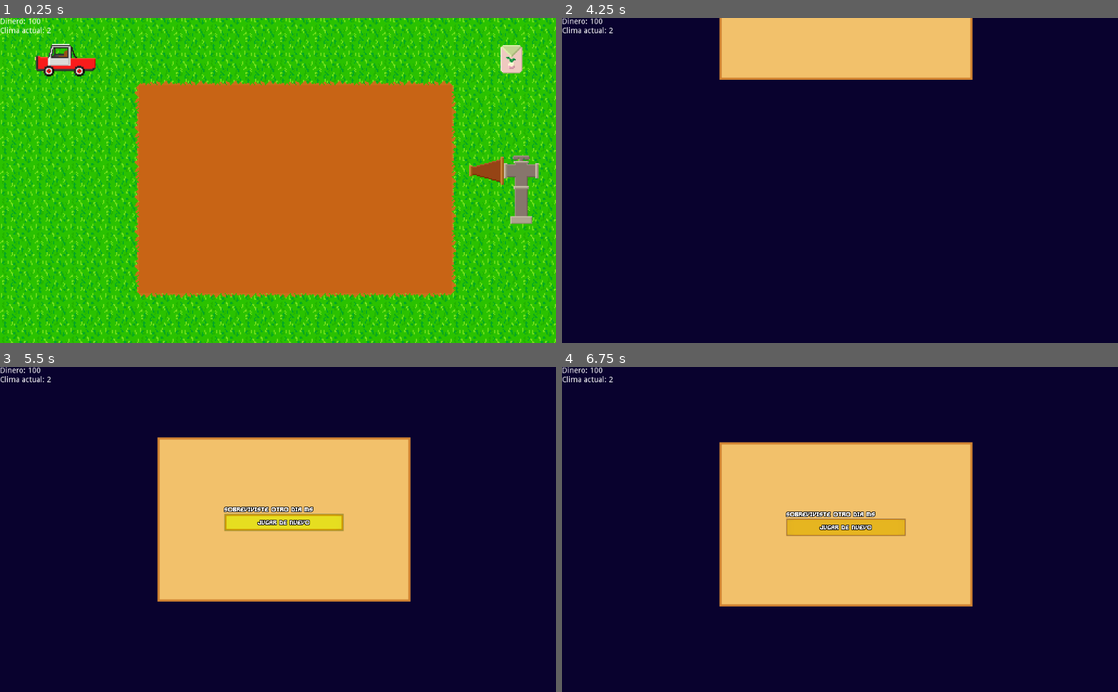
Above: before the commit, frames 1-4 (two rows, left to right).
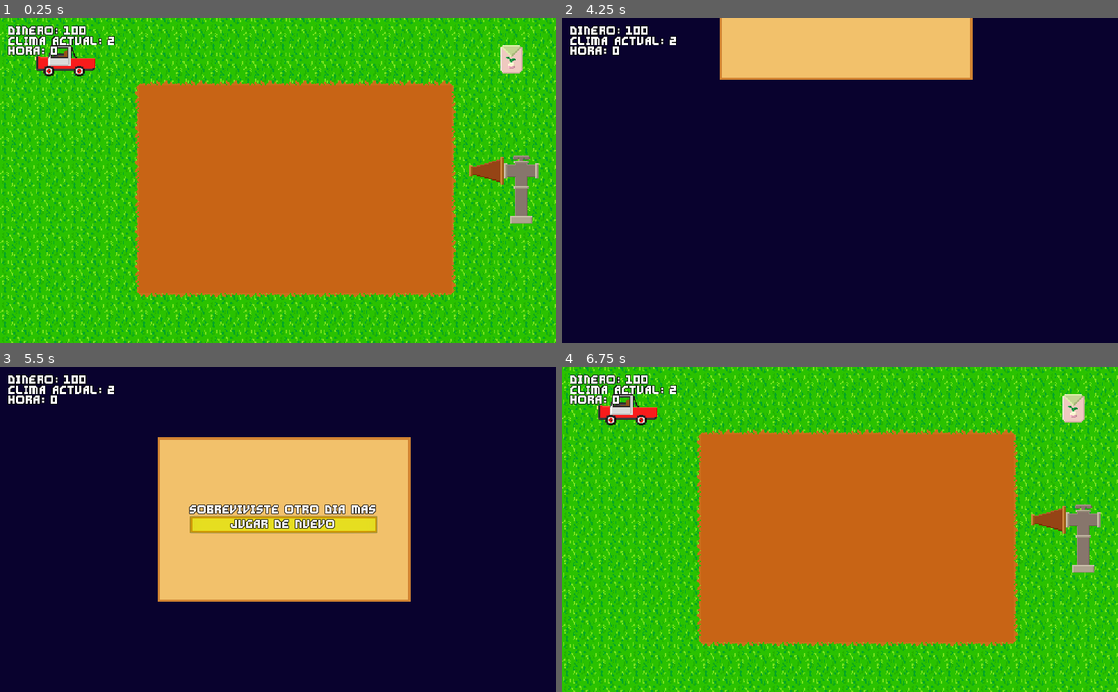
Above: after the commit, the same moments.

Repository: CudrisMartin/Proyecto_cebollas
Game: Godot game, scene res://Mundo.tscn
The game is run twice, just before and just after one commit, with the same random seed, the same clock (stepped at 60 frames per second) and the same inputs. Before the commit the project has no main scene; this scene is started directly in both runs.
Inputs (mouse positions are in pixels of both pictures, inside the frame that each line leads up to):
- Up to frame 1 (0.25 s): no input
- Up to frame 2 (4.25 s): tap Enter (ui_accept) at 0.5, 0.6, 0.77, 1.07, 1.52, 1.55, 1.82, 2.1, 3.02, 3.05, 3.32, 3.6, 3.77, 4.07 s; move the mouse to (1073, 60) at 0.52 s; click (1073, 60) at 0.67 s; move the mouse to (1051, 170) at 1.27 s; click (1051, 170) at 1.35 s; move the mouse to (895, 109) at 2.02 s; click (895, 109) at 2.17 s; move the mouse to (812, 245) at 2.77 s; click (812, 245) at 2.85 s; move the mouse to (1006, 229) at 3.52 s; click (1006, 229) at 3.67 s
- Up to frame 3 (5.5 s): move the mouse to (111, 480) at 4.27 s; click (111, 480) at 4.35 s; tap Enter (ui_accept) at 4.52, 4.55, 4.82 s; click "Jugar de nuevo" at 5 s
- Up to frame 4 (6.75 s): click "Jugar de nuevo" at 5.75 s; click (845, 526) at 6.5 s, where only the run before the commit has a clickable "Jugar de nuevo"

The runs differ from the first frame. In frame 1, 4.3% of the frame differs, in the area x 0-100%, y 0-100%; in frame 2, 1.1%; in frame 3, 4.1%; in frame 4, 100%.

Commit message:
Exportación versión Alpha 1.0

Diff:
--- a/Proyecto_cebolla_GD/GravityBold8.tres
+++ /dev/null
@@ -1,9 +0,0 @@
-[gd_resource type="DynamicFont" load_steps=2 format=2]
-
-[ext_resource path="res://GravityBold8.ttf" type="DynamicFontData" id=1]
-
-[resource]
-size = 8
-outline_size = 1
-outline_color = Color( 0.00392157, 0, 0, 1 )
-font_data = ExtResource( 1 )
--- a/Proyecto_cebolla_GD/Menus.tres
+++ /dev/null
@@ -1,55 +0,0 @@
-[gd_resource type="Theme" load_steps=6 format=2]
-
-[ext_resource path="res://GravityBold8.tres" type="DynamicFont" id=1]
-
-[sub_resource type="StyleBoxFlat" id=7]
-bg_color = Color( 0.905882, 0.711765, 0.129412, 1 )
-border_width_left = 2
-border_width_top = 2
-border_width_right = 2
-border_width_bottom = 2
-border_color = Color( 0.823529, 0.451164, 0.0156863, 1 )
-
-[sub_resource type="StyleBoxFlat" id=8]
-bg_color = Color( 0.905882, 0.87451, 0.129412, 1 )
-border_width_left = 4
-border_width_top = 4
-border_width_right = 4
-border_width_bottom = 4
-border_color = Color( 0.823529, 0.603922, 0.0156863, 1 )
-
-[sub_resource type="StyleBoxFlat" id=9]
-bg_color = Color( 0.957031, 0.421972, 0.100937, 1 )
-border_width_left = 4
-border_width_top = 4
-border_width_right = 4
-border_width_bottom = 4
-border_color = Color( 0.699219, 0.321976, 0.117447, 1 )
-anti_aliasing = false
-
-[sub_resource type="StyleBoxFlat" id=6]
-bg_color = Color( 0.952941, 0.760784, 0.423529, 1 )
-border_width_left = 4
-border_width_top = 4
-border_width_right = 4
-border_width_bottom = 4
-border_color = Color( 0.824219, 0.520117, 0.196396, 1 )
-shadow_color = Color( 0, 0, 0, 0 )
-anti_aliasing = false
-
-[resource]
-default_font = ExtResource( 1 )
-Button/colors/font_color = Color( 0.88, 0.88, 0.88, 1 )
-Button/colors/font_color_disabled = Color( 0.9, 0.9, 0.9, 0.2 )
-Button/colors/font_color_focus = Color( 0.94, 0.94, 0.94, 1 )
-Button/colors/font_color_hover = Color( 0.94, 0.94, 0.94, 1 )
-Button/colors/font_color_pressed = Color( 1, 1, 1, 1 )
-Button/constants/hseparation = 2
-Button/styles/disabled = null
-Button/styles/focus = null
-Button/styles/hover = SubResource( 7 )
-Button/styles/normal = SubResource( 8 )
-Button/styles/pressed = SubResource( 9 )
-Label/fonts/font = ExtResource( 1 )
-Panel/colors/0a03f2 = Color( 0.301961, 0.929412, 0.784314, 1 )
-Panel/styles/panel = SubResource( 6 )
--- a/Proyecto_cebolla_GD/Mundo.tscn
+++ b/Proyecto_cebolla_GD/Mundo.tscn
@@ -9,8 +9,9 @@
 [ext_resource path="res://Objetos/Carro.tscn" type="PackedScene" id=7]
 [ext_resource path="res://Nodos/Clima.tscn" type="PackedScene" id=8]
 [ext_resource path="res://Nodos/Reloj.tscn" type="PackedScene" id=9]
-[ext_resource path="res://Menus.tres" type="Theme" id=10]
-[ext_resource path="res://fin_dia.tres" type="Animation" id=11]
+[ext_resource path="res://Recursos/Menus.tres" type="Theme" id=10]
+[ext_resource path="res://Recursos/fin_dia.tres" type="Animation" id=11]
+[ext_resource path="res://Recursos/GravityBold8.tres" type="DynamicFont" id=12]
 
 [sub_resource type="Gradient" id=2]
 offsets = PoolRealArray( 0, 0.988235, 1 )
@@ -46,6 +47,58 @@
 color = Color( 0, 0.866667, 1, 1 )
 color_ramp = SubResource( 3 )
 
+[sub_resource type="StyleBoxFlat" id=7]
+bg_color = Color( 0.905882, 0.711765, 0.129412, 1 )
+border_width_left = 2
+border_width_top = 2
+border_width_right = 2
+border_width_bottom = 2
+border_color = Color( 0.823529, 0.451164, 0.0156863, 1 )
+
+[sub_resource type="StyleBoxFlat" id=8]
+bg_color = Color( 0.905882, 0.87451, 0.129412, 1 )
+border_width_left = 4
+border_width_top = 4
+border_width_right = 4
+border_width_bottom = 4
+border_color = Color( 0.823529, 0.603922, 0.0156863, 1 )
+
+[sub_resource type="StyleBoxFlat" id=9]
+bg_color = Color( 0.957031, 0.421972, 0.100937, 1 )
+border_width_left = 4
+border_width_top = 4
+border_width_right = 4
+border_width_bottom = 4
+border_color = Color( 0.699219, 0.321976, 0.117447, 1 )
+anti_aliasing = false
+
+[sub_resource type="StyleBoxFlat" id=6]
+bg_color = Color( 0.952941, 0.760784, 0.423529, 1 )
+border_width_left = 4
+border_width_top = 4
+border_width_right = 4
+border_width_bottom = 4
+border_color = Color( 0.824219, 0.520117, 0.196396, 1 )
+shadow_color = Color( 0, 0, 0, 0 )
+anti_aliasing = false
+
+[sub_resource type="Theme" id=10]
+default_font = ExtResource( 12 )
+Button/colors/font_color = Color( 0.88, 0.88, 0.88, 1 )
+Button/colors/font_color_disabled = Color( 0.9, 0.9, 0.9, 0.2 )
+Button/colors/font_color_focus = Color( 0.94, 0.94, 0.94, 1 )
+Button/colors/font_color_hover = Color( 0.94, 0.94, 0.94, 1 )
+Button/colors/font_color_pressed = Color( 1, 1, 1, 1 )
+Button/constants/hseparation = 2
+Button/styles/disabled = null
+Button/styles/focus = null
+Button/styles/hover = SubResource( 7 )
+Button/styles/normal = SubResource( 8 )
+Button/styles/pressed = SubResource( 9 )
+Label/fonts/font = ExtResource( 12 )
+Panel/colors/0a03f2 = Color( 0.301961, 0.929412, 0.784314, 1 )
+Panel/styles/panel = SubResource( 6 )
+
 [node name="Mundo" type="Node2D"]
 script = ExtResource( 6 )
 
@@ -241,7 +294,7 @@
 polygon = PoolVector2Array( 0, 0, 0, 296, 512, 296, 512, 0, 552, 0, 552, 352, -40, 352, -40, 0 )
 
 [node name="Carro" parent="." instance=ExtResource( 7 )]
-position = Vector2( 64, 40 )
+position = Vector2( 64, 264 )
 
 [node name="Clima" parent="." instance=ExtResource( 8 )]
 
@@ -264,11 +317,12 @@
 color = Color( 0.0392157, 0.0117647, 0.184314, 1 )
 
 [node name="Clima_act" type="ColorRect" parent="CanvasLayer"]
+visible = false
 anchor_right = 1.0
 anchor_bottom = 1.0
 mouse_filter = 2
 input_pass_on_modal_close_click = false
-color = Color( 0, 0, 0, 0 )
+color = Color( 0.984314, 0.984314, 0.403922, 0.156863 )
 
 [node name="Control" type="Control" parent="CanvasLayer"]
 margin_right = 512.0
@@ -276,8 +330,13 @@
 mouse_filter = 2
 
 [node name="Label" type="Label" parent="CanvasLayer/Control"]
-margin_right = 40.0
-margin_bottom = 14.0
+margin_left = 16.0
+margin_top = 16.0
+margin_right = 108.0
+margin_bottom = 51.0
+theme = SubResource( 10 )
+text = "Dinero:
+Clima: "
 
 [node name="Fin_juego" type="Panel" parent="CanvasLayer/Control"]
 anchor_left = 0.5
@@ -300,19 +359,19 @@
 
 [node name="VBoxContainer" type="VBoxContainer" parent="CanvasLayer/Control/Fin_juego/CenterContainer"]
 margin_left = 123.0
-margin_top = 129.0
+margin_top = 125.0
 margin_right = 343.0
-margin_bottom = 173.0
+margin_bottom = 177.0
 mouse_filter = 2
 
 [node name="Mensaje_final" type="Label" parent="CanvasLayer/Control/Fin_juego/CenterContainer/VBoxContainer"]
 margin_right = 220.0
-margin_bottom = 8.0
+margin_bottom = 16.0
 
 [node name="Reiniciar" type="Button" parent="CanvasLayer/Control/Fin_juego/CenterContainer/VBoxContainer"]
-margin_top = 12.0
+margin_top = 20.0
 margin_right = 220.0
-margin_bottom = 44.0
+margin_bottom = 52.0
 rect_min_size = Vector2( 220, 32 )
 theme = ExtResource( 10 )
 text = "Jugar de nuevo"
--- /dev/null
+++ b/Proyecto_cebolla_GD/Nodos/SceneManager.tscn
@@ -0,0 +1,6 @@
+[gd_scene load_steps=2 format=2]
+
+[ext_resource path="res://Scripts/SceneManager.gd" type="Script" id=1]
+
+[node name="Node" type="Node"]
+script = ExtResource( 1 )
--- a/Proyecto_cebolla_GD/Objetos/Fuente.tscn
+++ b/Proyecto_cebolla_GD/Objetos/Fuente.tscn
@@ -3,7 +3,7 @@
 [ext_resource path="res://Sprites/Objetos/Fuente.png" type="Texture" id=1]
 [ext_resource path="res://Objetos/Manguera.tscn" type="PackedScene" id=2]
 [ext_resource path="res://Scripts/Fuente.gd" type="Script" id=3]
-[ext_resource path="res://Agua.tres" type="Material" id=4]
+[ext_resource path="res://Recursos/Agua.tres" type="Material" id=4]
 
 [node name="Node2D" type="Node2D"]
 script = ExtResource( 3 )
--- /dev/null
+++ b/Proyecto_cebolla_GD/Pantalla_inicial.tscn
@@ -0,0 +1,112 @@
+[gd_scene load_steps=10 format=2]
+
+[ext_resource path="res://Recursos/GravityBold8.tres" type="DynamicFont" id=1]
+[ext_resource path="res://Recursos/GravityBold8.ttf" type="DynamicFontData" id=2]
+[ext_resource path="res://Scripts/Pantalla_inicial.gd" type="Script" id=3]
+
+[sub_resource type="StyleBoxFlat" id=7]
+bg_color = Color( 0.905882, 0.711765, 0.129412, 1 )
+border_width_left = 2
+border_width_top = 2
+border_width_right = 2
+border_width_bottom = 2
+border_color = Color( 0.823529, 0.451164, 0.0156863, 1 )
+
+[sub_resource type="StyleBoxFlat" id=8]
+bg_color = Color( 0.905882, 0.87451, 0.129412, 1 )
+border_width_left = 4
+border_width_top = 4
+border_width_right = 4
+border_width_bottom = 4
+border_color = Color( 0.823529, 0.603922, 0.0156863, 1 )
+
+[sub_resource type="StyleBoxFlat" id=9]
+bg_color = Color( 0.957031, 0.421972, 0.100937, 1 )
+border_width_left = 4
+border_width_top = 4
+border_width_right = 4
+border_width_bottom = 4
+border_color = Color( 0.699219, 0.321976, 0.117447, 1 )
+anti_aliasing = false
+
+[sub_resource type="DynamicFont" id=10]
+size = 64
+outline_size = 4
+outline_color = Color( 0.00392157, 0, 0, 1 )
+font_data = ExtResource( 2 )
+
+[sub_resource type="StyleBoxFlat" id=6]
+bg_color = Color( 0.952941, 0.760784, 0.423529, 1 )
+border_width_left = 4
+border_width_top = 4
+border_width_right = 4
+border_width_bottom = 4
+border_color = Color( 0.824219, 0.520117, 0.196396, 1 )
+shadow_color = Color( 0, 0, 0, 0 )
+anti_aliasing = false
+
+[sub_resource type="Theme" id=11]
+default_font = SubResource( 10 )
+Button/colors/font_color = Color( 0.88, 0.88, 0.88, 1 )
+Button/colors/font_color_disabled = Color( 0.9, 0.9, 0.9, 0.2 )
+Button/colors/font_color_focus = Color( 0.94, 0.94, 0.94, 1 )
+Button/colors/font_color_hover = Color( 0.94, 0.94, 0.94, 1 )
+Button/colors/font_color_pressed = Color( 1, 1, 1, 1 )
+Button/constants/hseparation = 10
+Button/fonts/font = ExtResource( 1 )
+Button/styles/disabled = null
+Button/styles/focus = null
+Button/styles/hover = SubResource( 7 )
+Button/styles/normal = SubResource( 8 )
+Button/styles/pressed = SubResource( 9 )
+Label/fonts/font = SubResource( 10 )
+Panel/colors/0a03f2 = Color( 0.301961, 0.929412, 0.784314, 1 )
+Panel/styles/panel = SubResource( 6 )
+
+[node name="Control" type="Control"]
+anchor_right = 1.0
+anchor_bottom = 1.0
+script = ExtResource( 3 )
+
+[node name="Panel" type="Panel" parent="."]
+anchor_right = 1.0
+anchor_bottom = 1.0
+theme = SubResource( 11 )
+
+[node name="CenterContainer" type="CenterContainer" parent="Panel"]
+anchor_right = 1.0
+anchor_bottom = 1.0
+
+[node name="VBoxContainer" type="VBoxContainer" parent="Panel/CenterContainer"]
+margin_left = 244.0
+margin_top = 218.0
+margin_right = 780.0
+margin_bottom = 382.0
+
+[node name="Label" type="Label" parent="Panel/CenterContainer/VBoxContainer"]
+margin_right = 536.0
+margin_bottom = 64.0
+text = "Agronomia"
+
+[node name="HSeparator" type="HSeparator" parent="Panel/CenterContainer/VBoxContainer"]
+self_modulate = Color( 1, 1, 1, 0 )
+margin_top = 68.0
+margin_right = 536.0
+margin_bottom = 88.0
+rect_min_size = Vector2( 0, 20 )
+
+[node name="CenterContainer" type="CenterContainer" parent="Panel/CenterContainer/VBoxContainer"]
+margin_top = 92.0
+margin_right = 536.0
+margin_bottom = 164.0
+
+[node name="Button" type="Button" parent="Panel/CenterContainer/VBoxContainer/CenterContainer"]
+margin_left = 68.0
+margin_right = 468.0
+margin_bottom = 72.0
+grow_horizontal = 2
+grow_vertical = 2
+rect_min_size = Vector2( 400, 72 )
+text = "Jugar"
+
+[connection signal="pressed" from="Panel/CenterContainer/VBoxContainer/CenterContainer/Button" to="." method="_on_Button_pressed"]
--- a/Proyecto_cebolla_GD/Plantas/Cebolla.tscn
+++ b/Proyecto_cebolla_GD/Plantas/Cebolla.tscn
@@ -4,7 +4,7 @@
 [ext_resource path="res://Scripts/Cebolla.gd" type="Script" id=2]
 
 [sub_resource type="PhysicsMaterial" id=2]
-friction = 0.0
+friction = 0.47
 bounce = 0.29
 
 [node name="Cebolla" type="RigidBody2D" groups=["Fruto"]]
--- /dev/null
+++ b/Proyecto_cebolla_GD/Recursos/GravityBold8.tres
@@ -0,0 +1,8 @@
+[gd_resource type="DynamicFont" load_steps=2 format=2]
+
+[ext_resource path="res://Recursos/GravityBold8.ttf" type="DynamicFontData" id=1]
+
+[resource]
+outline_size = 1
+outline_color = Color( 0.00392157, 0, 0, 1 )
+font_data = ExtResource( 1 )
--- /dev/null
+++ b/Proyecto_cebolla_GD/Recursos/Menus.tres
@@ -0,0 +1,55 @@
+[gd_resource type="Theme" load_steps=6 format=2]
+
+[ext_resource path="res://Recursos/GravityBold8.tres" type="DynamicFont" id=1]
+
+[sub_resource type="StyleBoxFlat" id=7]
+bg_color = Color( 0.905882, 0.711765, 0.129412, 1 )
+border_width_left = 2
+border_width_top = 2
+border_width_right = 2
+border_width_bottom = 2
+border_color = Color( 0.823529, 0.451164, 0.0156863, 1 )
+
+[sub_resource type="StyleBoxFlat" id=8]
+bg_color = Color( 0.905882, 0.87451, 0.129412, 1 )
+border_width_left = 4
+border_width_top = 4
+border_width_right = 4
+border_width_bottom = 4
+border_color = Color( 0.823529, 0.603922, 0.0156863, 1 )
+
+[sub_resource type="StyleBoxFlat" id=9]
+bg_color = Color( 0.957031, 0.421972, 0.100937, 1 )
+border_width_left = 4
+border_width_top = 4
+border_width_right = 4
+border_width_bottom = 4
+border_color = Color( 0.699219, 0.321976, 0.117447, 1 )
+anti_aliasing = false
+
+[sub_resource type="StyleBoxFlat" id=6]
+bg_color = Color( 0.952941, 0.760784, 0.423529, 1 )
+border_width_left = 4
+border_width_top = 4
+border_width_right = 4
+border_width_bottom = 4
+border_color = Color( 0.824219, 0.520117, 0.196396, 1 )
+shadow_color = Color( 0, 0, 0, 0 )
+anti_aliasing = false
+
+[resource]
+default_font = ExtResource( 1 )
+Button/colors/font_color = Color( 0.88, 0.88, 0.88, 1 )
+Button/colors/font_color_disabled = Color( 0.9, 0.9, 0.9, 0.2 )
+Button/colors/font_color_focus = Color( 0.94, 0.94, 0.94, 1 )
+Button/colors/font_color_hover = Color( 0.94, 0.94, 0.94, 1 )
+Button/colors/font_color_pressed = Color( 1, 1, 1, 1 )
+Button/constants/hseparation = 2
+Button/styles/disabled = null
+Button/styles/focus = null
+Button/styles/hover = SubResource( 7 )
+Button/styles/normal = SubResource( 8 )
+Button/styles/pressed = SubResource( 9 )
+Label/fonts/font = ExtResource( 1 )
+Panel/colors/0a03f2 = Color( 0.301961, 0.929412, 0.784314, 1 )
+Panel/styles/panel = SubResource( 6 )
--- a/Proyecto_cebolla_GD/Scripts/Dinero.gd
+++ b/Proyecto_cebolla_GD/Scripts/Dinero.gd
@@ -7,3 +7,6 @@
 
 func vender(pre):
 	dinero += pre
+
+func cobrar_agua():
+	dinero -= 1
--- a/Proyecto_cebolla_GD/Scripts/Mundo.gd
+++ b/Proyecto_cebolla_GD/Scripts/Mundo.gd
@@ -7,10 +7,10 @@
 signal reiniciar()
 
 var climas = {
-	1: Color(1,
-			0.79,
-			0,
-			0.35),
+	1: Color(0.98,
+			0.98,
+			0.40,
+			0.15),
 	2: Color(0,
 			0,
 			0,
@@ -35,7 +35,7 @@
 	inicializar()
 
 func _process(_delta):
-	$CanvasLayer/Control/Label.text = "Dinero: " + str(Dinero.dinero) +"\nClima actual: "+str(clima_act)
+	$CanvasLayer/Control/Label.text = "Dinero: " + str(Dinero.dinero) +"\nClima actual: "+str(clima_act)+"\nHora: "+str(re.horas)
 	$Lluvia.emitting = (clima_act == 3)
 
 	if Input.is_action_just_pressed("ui_accept"):
@@ -49,9 +49,9 @@
 func fin_dia():
 	$AnimationPlayer.play("fin_dia")
 	if Dinero.dinero >= 100:
-		$CanvasLayer/Control/Fin_juego/CenterContainer/VBoxContainer/Mensaje_final.text = "Sobreviviste otro dia más"
+		$CanvasLayer/Control/Fin_juego/CenterContainer/VBoxContainer/Mensaje_final.text = "Sobreviviste otro dia mas"
 	else:
-		$CanvasLayer/Control/Fin_juego/CenterContainer/VBoxContainer/Mensaje_final.text = "No conseguiste reunír lo suficiente para sobrevivir"
+		$CanvasLayer/Control/Fin_juego/CenterContainer/VBoxContainer/Mensaje_final.text = "No conseguiste reunir\nlo suficiente para sobrevivir"
 
 func inicializar():
 
@@ -73,5 +73,10 @@
 		for k in fr:
 			k.call_deferred("queue_free")
 
+	$CanvasLayer/Control/Fin_juego.rect_position = Vector2(290,-372)
+	$Carro.position = Vector2(64,40)
+	$CanvasLayer/Noche.self_modulate.a = 0
+
+
 func _on_Reiniciar_pressed():
 	inicializar()
--- /dev/null
+++ b/Proyecto_cebolla_GD/Scripts/Pantalla_inicial.gd
@@ -0,0 +1,7 @@
+extends Control
+
+func _ready():
+	SceneManager.main_menu = self
+
+func _on_Button_pressed():
+	SceneManager.change_to_game()
--- /dev/null
+++ b/Proyecto_cebolla_GD/Scripts/SceneManager.gd
@@ -0,0 +1,11 @@
+
+extends Node
+
+var main_menu
+var game = preload("res://Mundo.tscn")
+
+func change_to_menu():
+	get_tree().change_scene_to(main_menu)
+
+func change_to_game():
+	get_tree().change_scene_to(game)
--- a/Proyecto_cebolla_GD/Scripts/Terreno.gd
+++ b/Proyecto_cebolla_GD/Scripts/Terreno.gd
@@ -15,8 +15,6 @@
 var plantas = {
 	"Semilla_ceb": preload("res://Plantas/Cul_cebolla.tscn")
 }
-
-signal cobrar_agua()
 
 func _process(_delta):
 
@@ -55,7 +53,7 @@
 				Dinero.cobrar_semillas()
 	elif body.get_name() == "Manguera":
 		hidratar()
-		emit_signal("cobrar_agua")
+		Dinero.cobrar_agua()
 
 func _on_Plantas_cer_area_entered(area):
 	if area.get_parent().is_in_group("Terreno"):
--- a/Proyecto_cebolla_GD/project.godot
+++ b/Proyecto_cebolla_GD/project.godot
@@ -10,12 +10,21 @@
 
 [application]
 
-config/name="Proyecto_cebollas"
-config/icon="res://icon.png"
+config/name="Agronomia"
+run/main_scene="res://Pantalla_inicial.tscn"
+config/icon="res://Sprites/Plantas/Cultivo_cebollas/Fruto cebolla.png"
+config/windows_native_icon="res://Icono Agronomia.ico"
 
 [autoload]
 
 Dinero="*res://Nodos/Dinero.tscn"
+SceneManager="*res://Nodos/SceneManager.tscn"
+
+[display]
+
+window/size/resizable=false
+window/stretch/mode="2d"
+window/stretch/aspect="keep"
 
 [gui]
 
@@ -29,6 +38,10 @@
  ]
 }
 
+[locale]
+
+locale_filter=[ 0, [ "es_CO" ] ]
+
 [physics]
 
 common/enable_pause_aware_picking=true
Binary file added: Proyecto_cebolla_GD/Icono Agronomia.ico
Not shown: 1 places in Proyecto_cebolla_GD/Mundo.tscn that only renumber resources
Renamed: Proyecto_cebolla_GD/Agua.tres -> Proyecto_cebolla_GD/Recursos/Agua.tres
Renamed: Proyecto_cebolla_GD/GravityBold8.ttf -> Proyecto_cebolla_GD/Recursos/GravityBold8.ttf
Renamed: Proyecto_cebolla_GD/fin_dia.tres -> Proyecto_cebolla_GD/Recursos/fin_dia.tres
Not shown, added: Proyecto_cebolla_GD/export_presets.cfg
Not shown, added: Proyecto_cebolla_GD/Releases/Alpha 1.0/Agronomia Alpha 1.exe
Not shown, added: Proyecto_cebolla_GD/Releases/Alpha 1.0/Agronomia Alpha 1.pck
